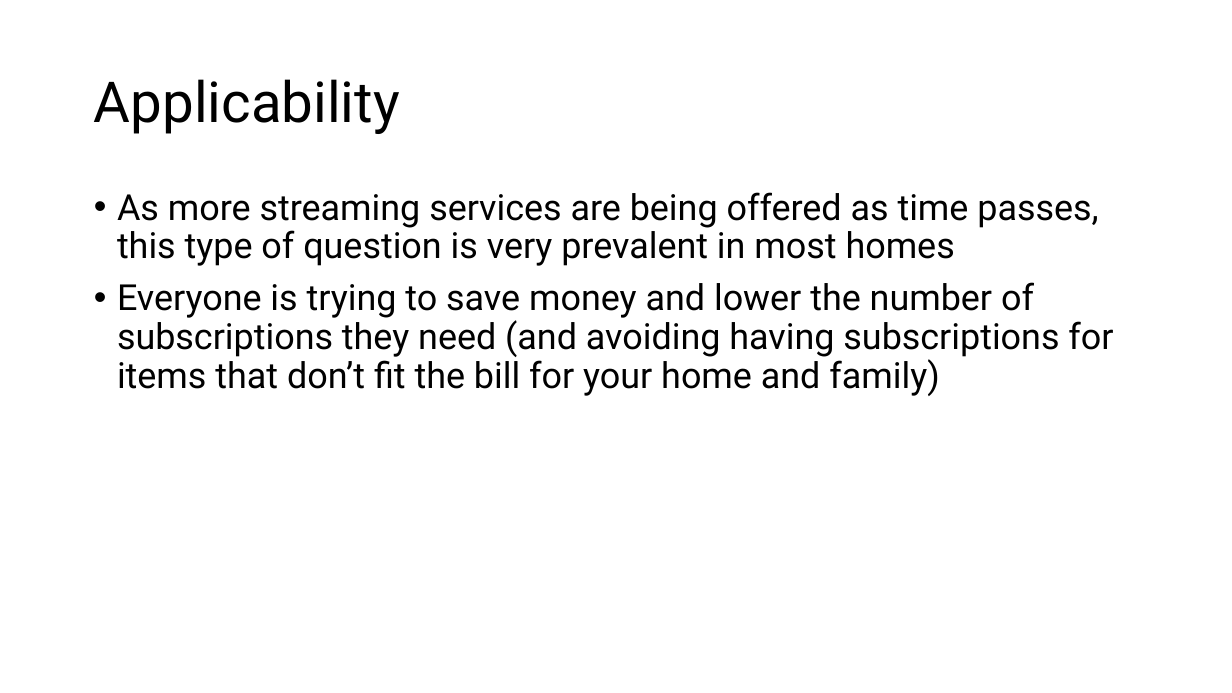
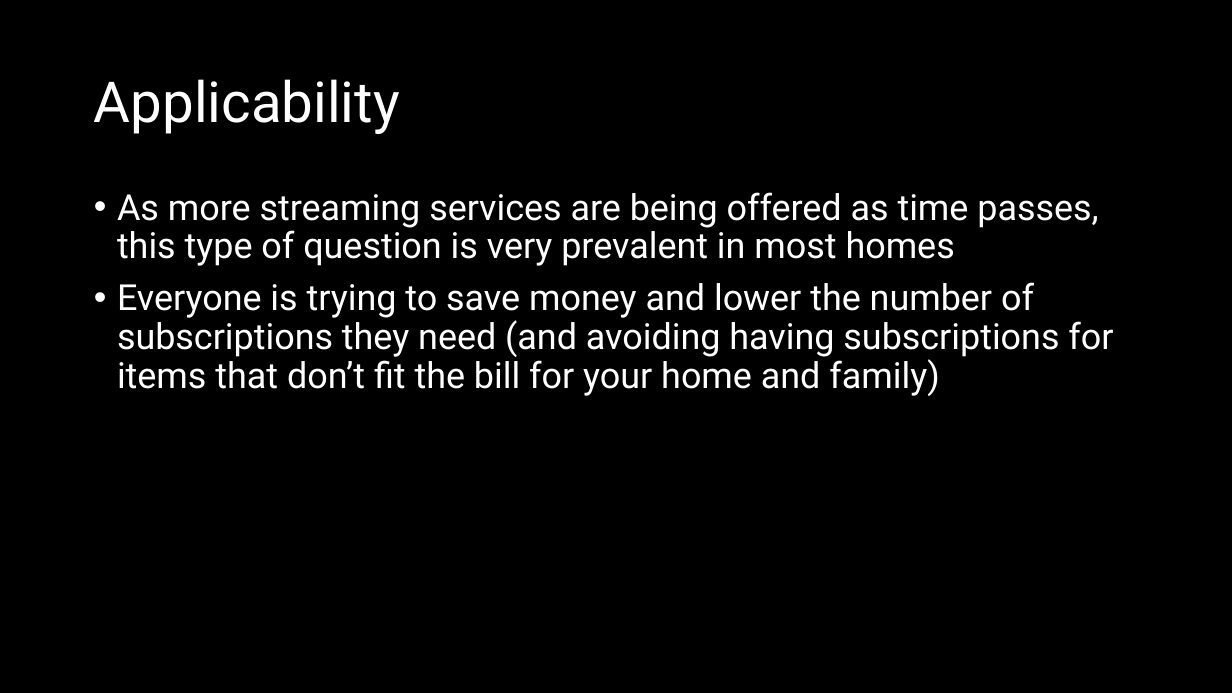
Before and after one commit to Christian-Albertini/UNC-Project-1, a slide deck: slide 4 of what_are_we_watching_tonight.pptx. Drawn at 1232x693 pixels with LibreOffice and Linux fonts; fonts in the diff are those of the drawing. Boxes give left, top, right and bottom in pixels: in the first picture for what was removed or moved away, otherwise in the second. Text is boxed around its words. In the diff, an @@ line names an element or a change of style, - is before the commit and + after.

```diff
--- a/what_are_we_watching_tonight.pptx
+++ b/what_are_we_watching_tonight.pptx
@@ background #FFFFFF to #000000 @@
@@ title "Applicability" at box(94, 79, 400, 134): text colour #000000 to #FFFFFF @@
@@ text "As more streaming services are ..." at box(117, 192, 1113, 396): text colour #000000 to #FFFFFF @@
```
Also in this commit, not shown: 7 other slides changed, 17 slides added, 6 slides removed.
